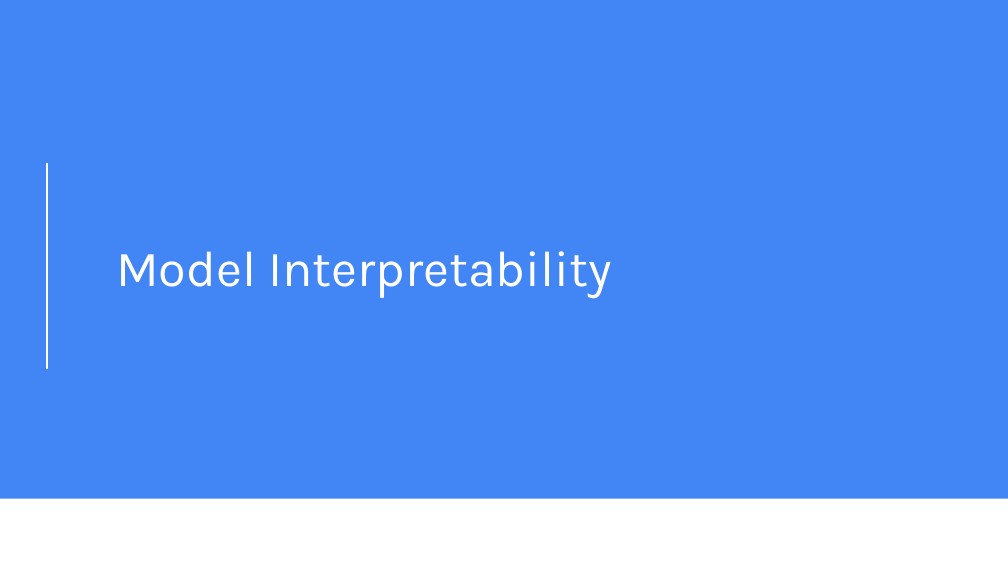
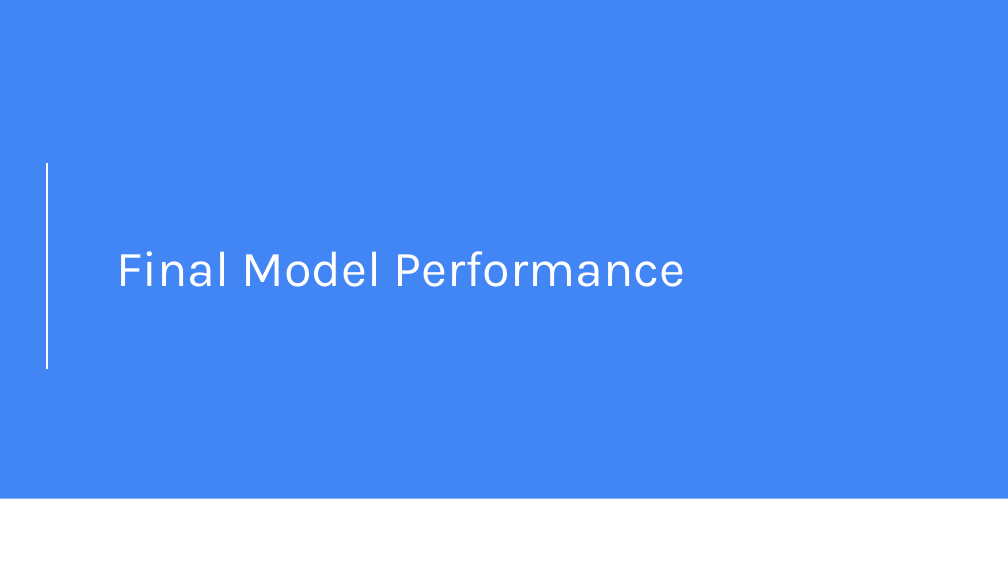
Before and after one commit to Faskill/E-Commerce-Customer-Segmentation, a slide deck: slide 13 of P5_02_Presentation.pptx (slide 15 before the commit). Drawn at 1008x567 pixels with LibreOffice and Linux fonts; fonts in the diff are those of the drawing. Boxes give left, top, right and bottom in pixels: in the first picture for what was removed or moved away, otherwise in the second. Text is boxed around its words. In the diff, an @@ line names an element or a change of style, - is before the commit and + after.

Commit message:
Finalized notebook and presentation

```diff
--- a/P5_02_Presentation.pptx
+++ b/P5_02_Presentation.pptx
@@ title at <box>116,251,686,287</box>: text changed @@
-Model Interpretability
+Final Model Performance
```
Also in this commit, not shown: 3 other slides changed, 2 slides added, 2 slides removed, 1 other file.
